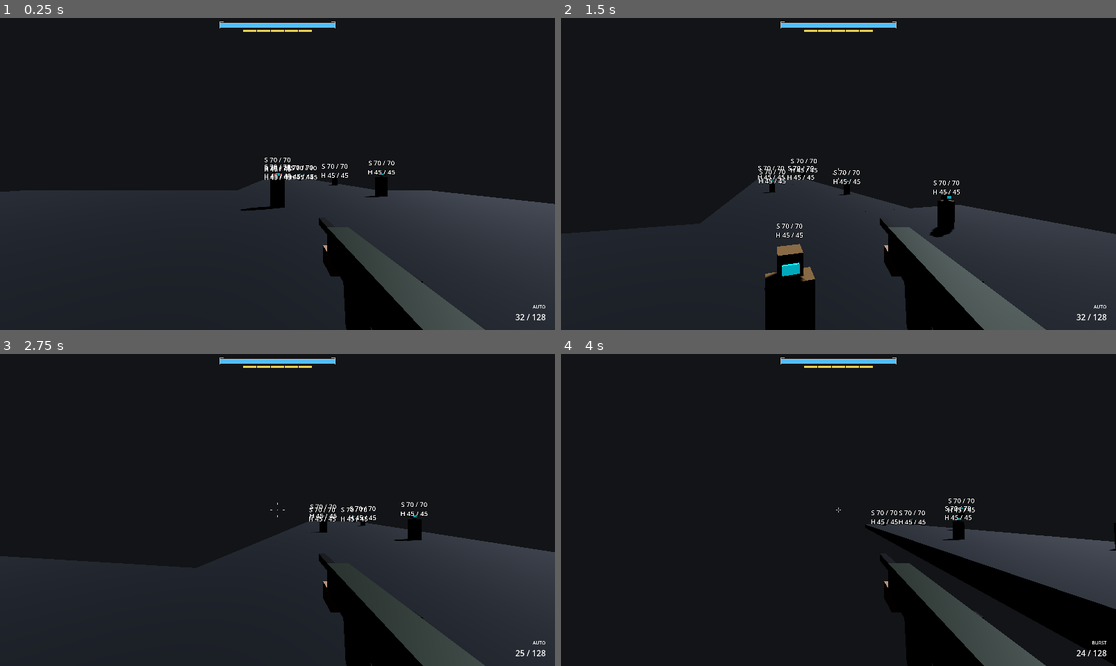
Above: before the commit, frames 1-4 (two rows, left to right).
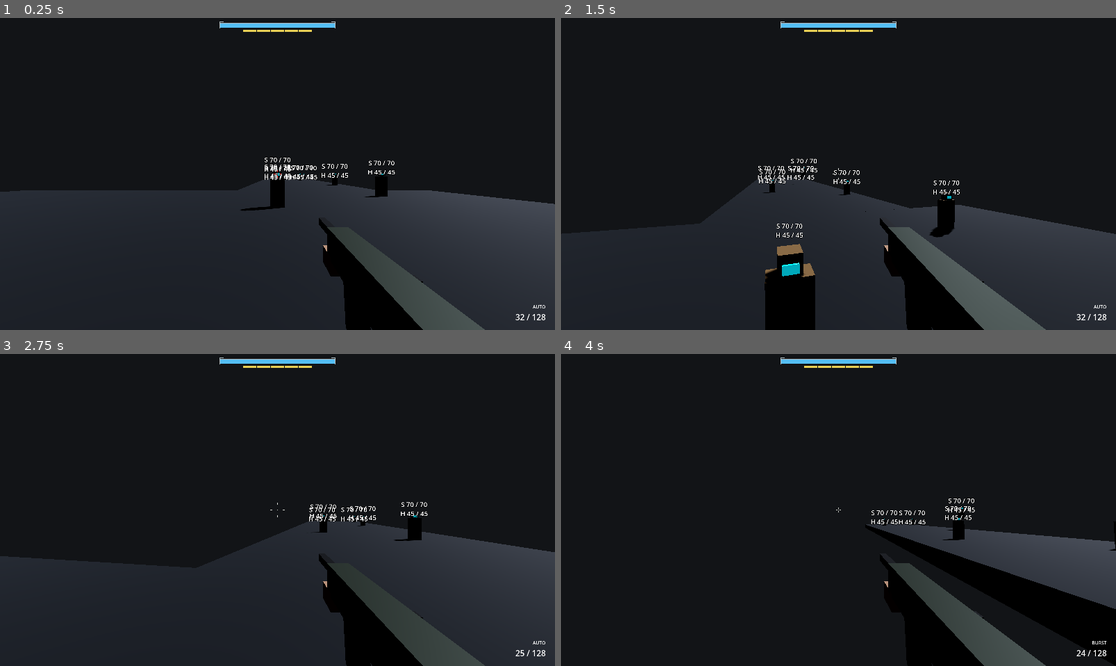
Above: after the commit, the same moments.

Repository: StudioSadTouch/Project-Long-Colt
Game: Godot game, scene res://scenes/main/main.tscn
Two runs of this game, one before a commit and one after it. Both use one fixed random seed, a clock stepped at 60 frames per second and the inputs below. This scene is started directly instead of the project's main scene.
Inputs (mouse positions are in pixels of both pictures, inside the frame that each line leads up to):
- Up to frame 1 (0.25 s): no input
- Up to frame 2 (1.5 s): tap Enter at 0.5 s; move the mouse to (832, 180) at 0.52 s; hold Right mouse button (action_alt_fire) 0.53-1.28 s; hold W (action_move_forward) from 0.53 s (still down); tap Space (action_jump) at 0.77 s; move the mouse to (877, 177) at 1.27 s; tap Ctrl (action_crouch) at 1.35 s
- Up to frame 3 (2.75 s): keep holding W (action_move_forward); tap Space (action_jump) at 1.52 s; move the mouse to (233, 506) at 2.02 s; press the mouse at (233, 506) at 2.03 s
- Up to frame 4 (4 s): move the mouse to (844, 510) at 2.77 s; release W (action_move_forward) at 2.78 s; release the mouse at (844, 510) at 2.78 s; hold A (action_move_left) 2.78-3.53 s; tap F (action_fire_select) at 2.85 s; tap Space (action_jump) at 3.02, 3.77 s; move the mouse to (816, 503) at 3.52 s; hold W (action_move_forward) from 3.53 s (still down); hold E (action_interact) from 3.53 s (still down)

The runs differ from the first frame. In frame 1, less than 0.1% of the frame differs, in the area x 44-60%, y 51-62%; in frame 2, 0.1%, in the area x 36-71%, y 52-87%; in frame 3, less than 0.1%; in frame 4, less than 0.1%.

Commit message:
Hitboxes: body hurtbox to 1.46 m for player block-out
Standing body hurtbox top 1.40 -> 1.46 m above the feet (0.70 x 0.40 footprint unchanged,
bottom stays at the feet: centre 0.70 -> 0.73) on every body hurtbox: player Hurtbox, bot
Hurtbox, TargetDummy and MovingDummy BodyShape, and the dummy_rig BodyMesh visual. Head
hitboxes untouched. Crouch height is derived (HURTBOX_HEIGHT - eye drop), so the const change
carries it: crouched 0.73 -> 0.79 m, tracking the lowered helmet as before.

Diff:
--- a/scenes/ai/bot.tscn
+++ b/scenes/ai/bot.tscn
@@ -15,7 +15,7 @@
 
 [sub_resource type="BoxShape3D" id="BoxShape3D_hurt"]
 resource_local_to_scene = true
-size = Vector3(0.7, 1.4, 0.4)
+size = Vector3(0.7, 1.46, 0.4)
 
 [node name="Bot" type="CharacterBody3D"]
 collision_layer = 0
@@ -35,7 +35,7 @@
 sync_to_physics = false
 
 [node name="Shape" type="CollisionShape3D" parent="Hurtbox"]
-transform = Transform3D(1, 0, 0, 0, 1, 0, 0, 0, 1, 0, 0.7, 0)
+transform = Transform3D(1, 0, 0, 0, 1, 0, 0, 0, 1, 0, 0.73, 0)
 shape = SubResource("BoxShape3D_hurt")
 
 [node name="Rig" parent="." instance=ExtResource("4_rig")]
--- a/scenes/ai/dummy_rig.tscn
+++ b/scenes/ai/dummy_rig.tscn
@@ -7,7 +7,7 @@
 
 [sub_resource type="BoxMesh" id="BoxMesh_body"]
 material = SubResource("StandardMaterial3D_dummy")
-size = Vector3(0.7, 1.4, 0.4)
+size = Vector3(0.7, 1.46, 0.4)
 
 
 [sub_resource type="StandardMaterial3D" id="StandardMaterial3D_visor"]
@@ -52,7 +52,7 @@
 [node name="Rig" type="Node3D"]
 
 [node name="BodyMesh" type="MeshInstance3D" parent="."]
-transform = Transform3D(1, 0, 0, 0, 1, 0, 0, 0, 1, 0, 0.7, 0)
+transform = Transform3D(1, 0, 0, 0, 1, 0, 0, 0, 1, 0, 0.73, 0)
 mesh = SubResource("BoxMesh_body")
 
 
--- a/scenes/ai/moving_dummy.tscn
+++ b/scenes/ai/moving_dummy.tscn
@@ -6,7 +6,7 @@
 [ext_resource type="PackedScene" path="res://scenes/ai/dummy_rig.tscn" id="4_rig"]
 
 [sub_resource type="BoxShape3D" id="BoxShape3D_body"]
-size = Vector3(0.7, 1.4, 0.4)
+size = Vector3(0.7, 1.46, 0.4)
 
 [node name="MovingDummy" type="CharacterBody3D"]
 collision_layer = 4
@@ -15,7 +15,7 @@
 script = ExtResource("1_dummy")
 
 [node name="BodyShape" type="CollisionShape3D" parent="."]
-transform = Transform3D(1, 0, 0, 0, 1, 0, 0, 0, 1, 0, 0.7, 0)
+transform = Transform3D(1, 0, 0, 0, 1, 0, 0, 0, 1, 0, 0.73, 0)
 shape = SubResource("BoxShape3D_body")
 
 [node name="Rig" parent="." instance=ExtResource("4_rig")]
--- a/scenes/ai/target_dummy.tscn
+++ b/scenes/ai/target_dummy.tscn
@@ -6,7 +6,7 @@
 [ext_resource type="PackedScene" path="res://scenes/ai/dummy_rig.tscn" id="4_rig"]
 
 [sub_resource type="BoxShape3D" id="BoxShape3D_body"]
-size = Vector3(0.7, 1.4, 0.4)
+size = Vector3(0.7, 1.46, 0.4)
 
 [node name="TargetDummy" type="StaticBody3D"]
 collision_layer = 4
@@ -14,7 +14,7 @@
 script = ExtResource("1_dummy")
 
 [node name="BodyShape" type="CollisionShape3D" parent="."]
-transform = Transform3D(1, 0, 0, 0, 1, 0, 0, 0, 1, 0, 0.7, 0)
+transform = Transform3D(1, 0, 0, 0, 1, 0, 0, 0, 1, 0, 0.73, 0)
 shape = SubResource("BoxShape3D_body")
 
 [node name="Rig" parent="." instance=ExtResource("4_rig")]
--- a/scenes/player/player.tscn
+++ b/scenes/player/player.tscn
@@ -15,7 +15,7 @@
 
 [sub_resource type="BoxShape3D" id="BoxShape3D_hurt"]
 resource_local_to_scene = true
-size = Vector3(0.7, 1.4, 0.4)
+size = Vector3(0.7, 1.46, 0.4)
 
 [sub_resource type="BoxShape3D" id="BoxShape3D_helmet"]
 size = Vector3(0.36, 0.34, 0.36)
@@ -42,7 +42,7 @@
 sync_to_physics = false
 
 [node name="Shape" type="CollisionShape3D" parent="Hurtbox"]
-transform = Transform3D(1, 0, 0, 0, 1, 0, 0, 0, 1, 0, 0.7, 0)
+transform = Transform3D(1, 0, 0, 0, 1, 0, 0, 0, 1, 0, 0.73, 0)
 shape = SubResource("BoxShape3D_hurt")
 
 [node name="Rig" type="Node3D" parent="."]
--- a/scripts/ai/bot.gd
+++ b/scripts/ai/bot.gd
@@ -8,7 +8,7 @@
 ## Collision layout (see docs/ai/arena_ai_spec.md):
 ##   root capsule  layer 0, mask World | Player | Enemy. Movement only; weapons never hit it,
 ##                 because a 0.35 m capsule would cover the visor and turn head shots into body.
-##   Hurtbox       AnimatableBody3D on Enemy (4), box 0.7 x 1.4 x 0.4 like the dummies.
+##   Hurtbox       AnimatableBody3D on Enemy (4), box 0.7 x 1.46 x 0.4 like the dummies.
 ##   Rig heads     HeadArmored / HeadUnarmored on Hitbox (32), from dummy_rig.tscn.
 ## Damage: take_damage on the root only, so Weapon's receiver (nearest ancestor with
 ## take_damage) is always the Bot for hurtbox and head hits alike (keeps the visor probe's
@@ -44,7 +44,7 @@
 const SLOT_COUNT := 2
 const ENEMY_LAYER := 4
 const MOVE_MASK := 1 | 2 | 4
-const HURTBOX_HEIGHT := 1.4
+const HURTBOX_HEIGHT := 1.46
 const HURTBOX_MIN_HEIGHT := 0.7
 ## Horizontal reach to take or top up from a WeaponPickup.
 const DROP_MASK := 1
--- a/scripts/player/player.gd
+++ b/scripts/player/player.gd
@@ -7,7 +7,7 @@
 ##   root capsule  layer 2 (Player), movement, pickups, lifts, kill volumes. In group
 ##                 Weapon.PASSTHROUGH_GROUP, so hitscan and melee pass through it (a 0.35 m
 ##                 capsule would cover the visor and turn head shots into body shots).
-##   Hurtbox       AnimatableBody3D on layer 2, box 0.7 x 1.4 x 0.4: body hits.
+##   Hurtbox       AnimatableBody3D on layer 2, box 0.7 x 1.46 x 0.4: body hits.
 ##   Rig heads     HeadArmored (helmet) / HeadUnarmored (visor + neck) on Hitbox (32).
 ## Crouch lowers the Rig and shortens the Hurtbox with the eye. The player's own weapons and
 ## AimAssist exclude all of these (get_own_colliders()). take_damage stays on the root, so
@@ -35,7 +35,7 @@
 const STAND_EYE := 1.62
 const CROUCH_EYE := 0.95
 const PITCH_LIMIT := 89.0
-const HURTBOX_HEIGHT := 1.4
+const HURTBOX_HEIGHT := 1.46
 const HURTBOX_MIN_HEIGHT := 0.7
 ## get_aim_points().body height above the Rig origin, as DummyCore and Bot.
 const BODY_AIM_HEIGHT := 0.7
Not shown, changed: docs/ai/arena_ai_spec.md
